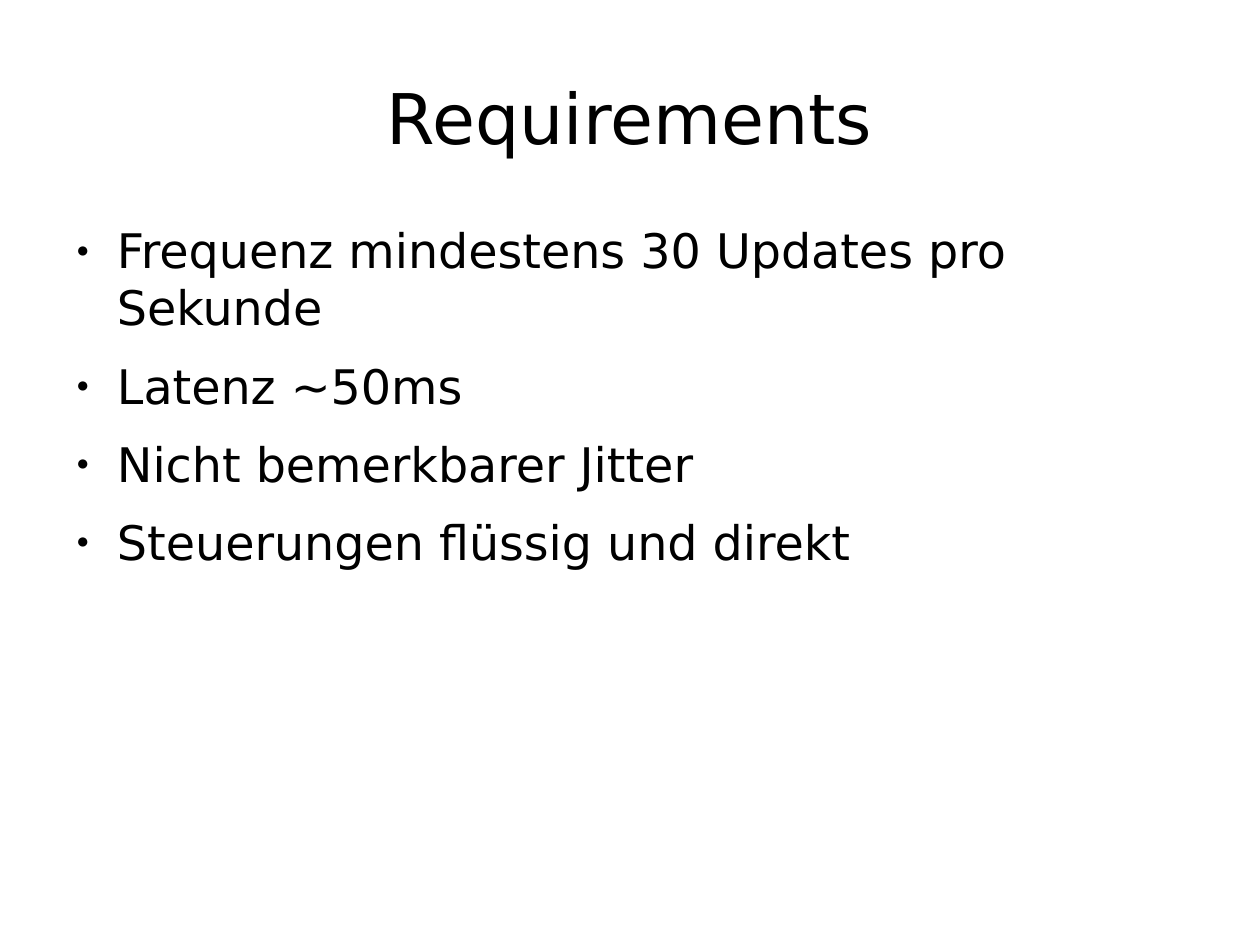
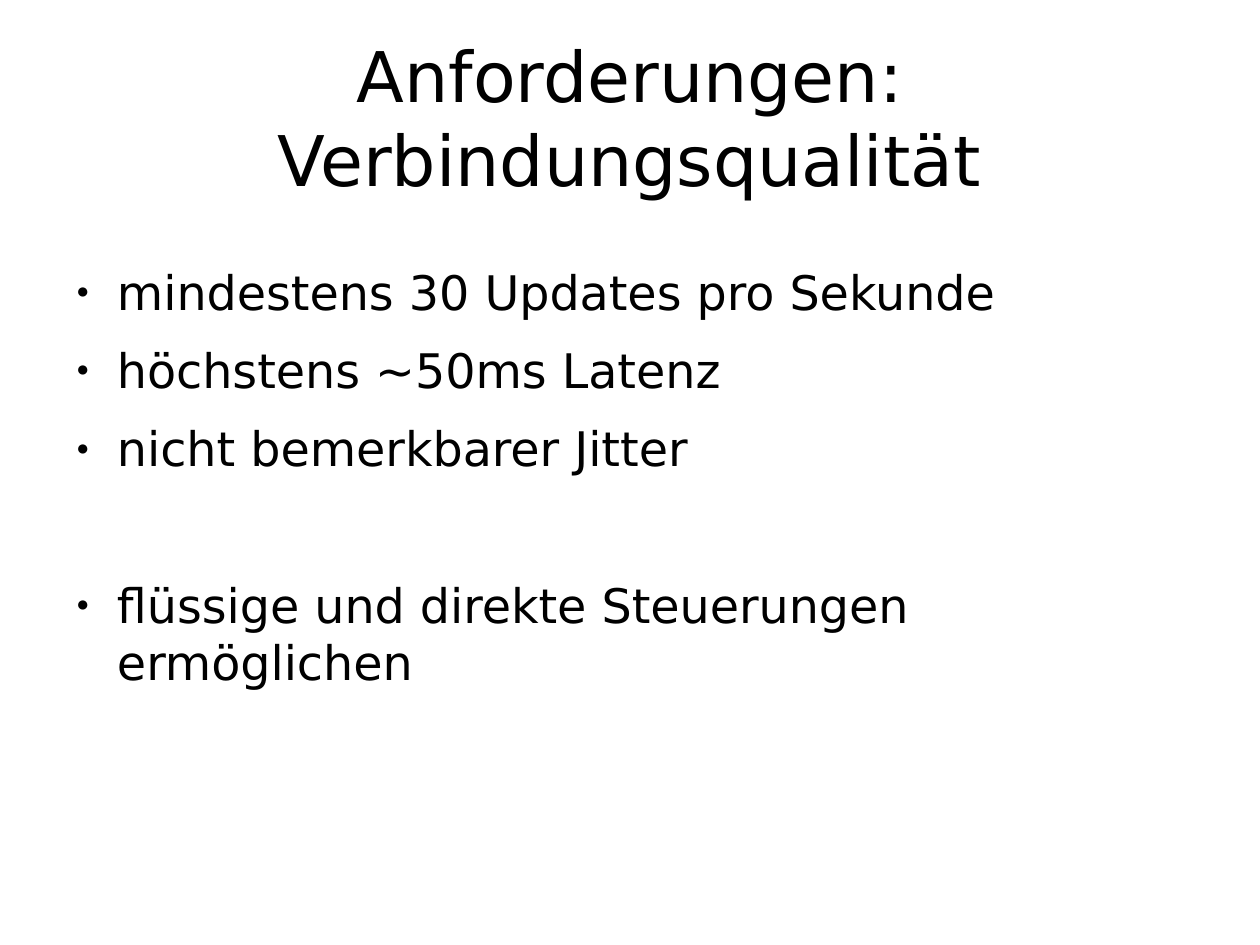
Before and after one commit to enra64/psychic-giggle, a slide deck: slide 8 of zwischenstand anfang dezember.odp (slide 5 before the commit). Drawn at 1260x945 pixels with LibreOffice and Linux fonts; fonts in the diff are those of the drawing. Boxes give left, top, right and bottom in pixels: in the first picture for what was removed or moved away, otherwise in the second. Text is boxed around its words. In the diff, an @@ line names an element or a change of style, - is before the commit and + after.

```diff
--- a/zwischenstand anfang dezember.odp
+++ b/zwischenstand anfang dezember.odp
@@ title at [278, 49, 981, 201]: text changed @@
-Requirements
+Anforderungen: Verbindungsqualität
@@ text at [117, 273, 995, 690]: text changed @@
-● Frequenz mindestens 30 Updates pro Sekunde
-● Latenz ~50ms
-● Nicht bemerkbarer Jitter
-● Steuerungen flüssig und direkt
+● mindestens 30 Updates pro Sekunde
+● höchstens ~50ms Latenz
+● nicht bemerkbarer Jitter
+● flüssige und direkte Steuerungen ermöglichen
```
Also in this commit, not shown: 6 other slides changed, 15 slides added, 8 slides removed.
